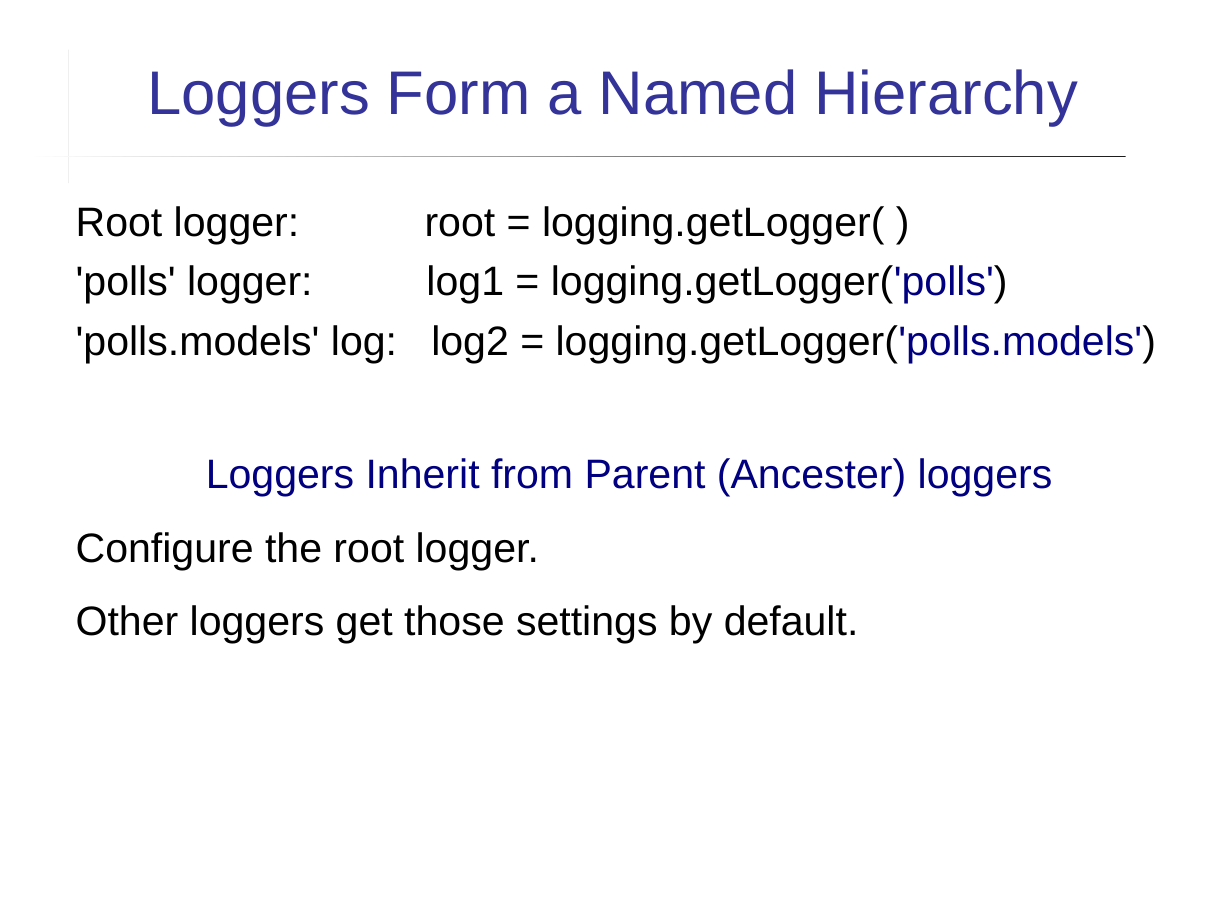
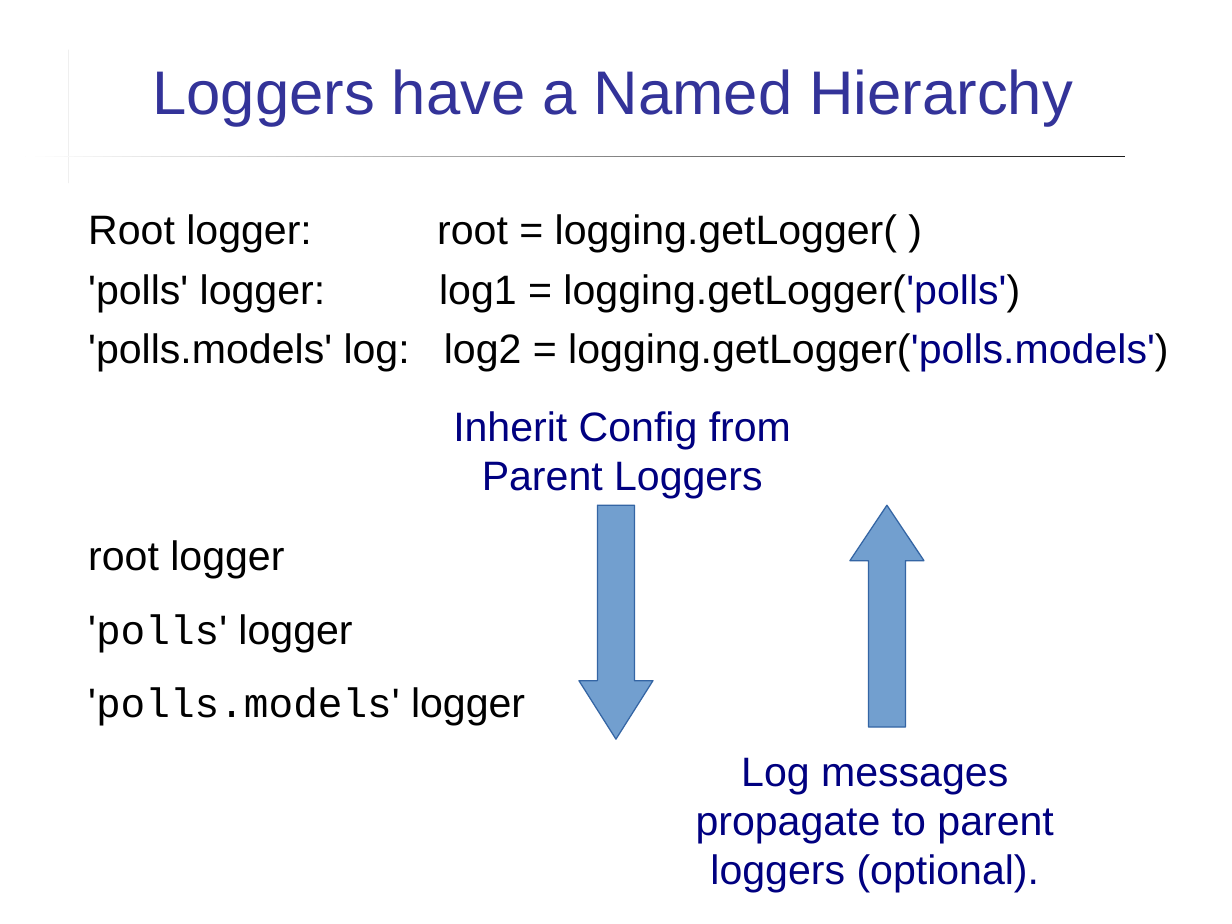
Before and after one commit to cpske/ISP, a slide deck: slide 14 of logging/Logging.ppt (slide 16 before the commit). Drawn at 1232x924 pixels with LibreOffice and Linux fonts; fonts in the diff are those of the drawing. Boxes give left, top, right and bottom in pixels: in the first picture for what was removed or moved away, otherwise in the second. Text is boxed around its words. In the diff, an @@ line names an element or a change of style, - is before the commit and + after.

Commit message:
updates to logging, add Milestones presentation

```diff
--- a/logging/Logging.ppt
+++ b/logging/Logging.ppt
@@ title at [152,69,1073,126]: text changed @@
-Loggers Form a Named Hierarchy
+Loggers have a Named Hierarchy
@@ text "Root logger: root = logging.getLogger( ...": place and size @@
-text "Root logger: root = logging.getLogger( ..." at [76,206,1156,644]
+text "Root logger: root = logging.getLogger( ..." at [88,214,1168,726]
@@ text added at [453,411,791,498], 24 pt, text #000080 @@
+Inherit Config from Parent Loggers
@@ down arrow added at [579,505,653,739], fill #729FCF, outline #3465A4 0.74 pt @@
@@ up arrow added at [850,505,924,727], fill #729FCF, outline #3465A4 0.74 pt @@
@@ text at [88,540,525,726]: text changed @@
-Loggers Inherit from Parent (Ancester) loggers
-Configure the root logger.
-Other loggers get those settings by default.
+root logger
+'polls' logger
+'polls.models' logger
@@ text added at [696,757,1053,893], 24 pt, text #000080 @@
+Log messages propagate to parent loggers (optional).
```
Also in this commit, not shown: 10 other slides changed, 4 slides added, 13 other files.
